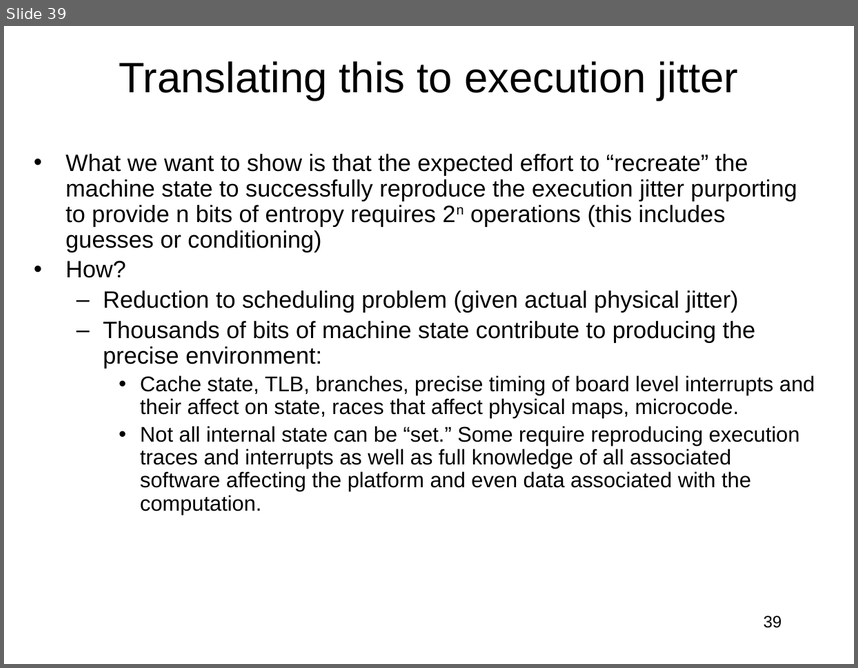
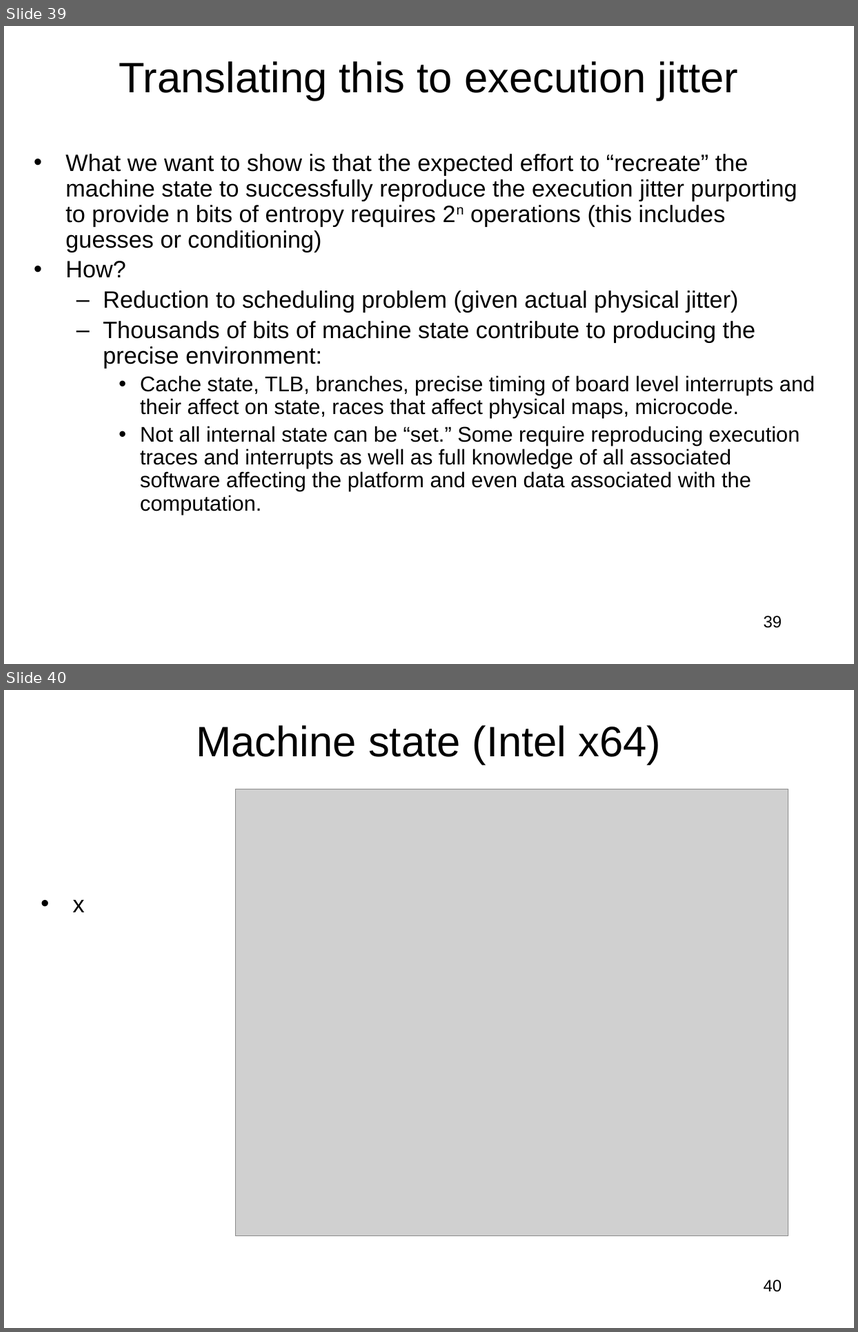
Before and after one commit to jlmucb/class_notes, a slide deck: BerkeleyClass/CS290Spring2013/Lectures/entropy_talk.pptx. Shown one above the other, each under a label of ours: slide 39 before the commit, slides 39 and 40 after it. The pictures are 858x668 and 858x1332 pixels, drawn with LibreOffice and Linux fonts; fonts in the diff are those of the drawing; grey boxes stand for pictures. Boxes give left, top, right and bottom in pixels: in the first picture for what was removed or moved away, otherwise in the second. Text is boxed around its words. In the diff, an @@ line names an element or a change of style, - is before the commit and + after.

```diff
--- a/BerkeleyClass/CS290Spring2013/Lectures/entropy_talk.pptx
+++ b/BerkeleyClass/CS290Spring2013/Lectures/entropy_talk.pptx
@@ slide 40 added at (x1=4, y1=690, x2=854, y2=1328), background #FFFFFF @@
@@ title added at (x1=196, y1=725, x2=662, y2=765), 36 pt, text #000000 @@
+Machine state (Intel x64)
@@ picture added at (x1=235, y1=789, x2=788, y2=1235) @@
@@ text added at (x1=73, y1=900, x2=85, y2=912), 20 pt, text #000000 @@
+• x
@@ page number added at (x1=764, y1=1279, x2=782, y2=1292), 14 pt, text #000000 @@
+40
```
Also in this commit, not shown: 5 other slides added.
